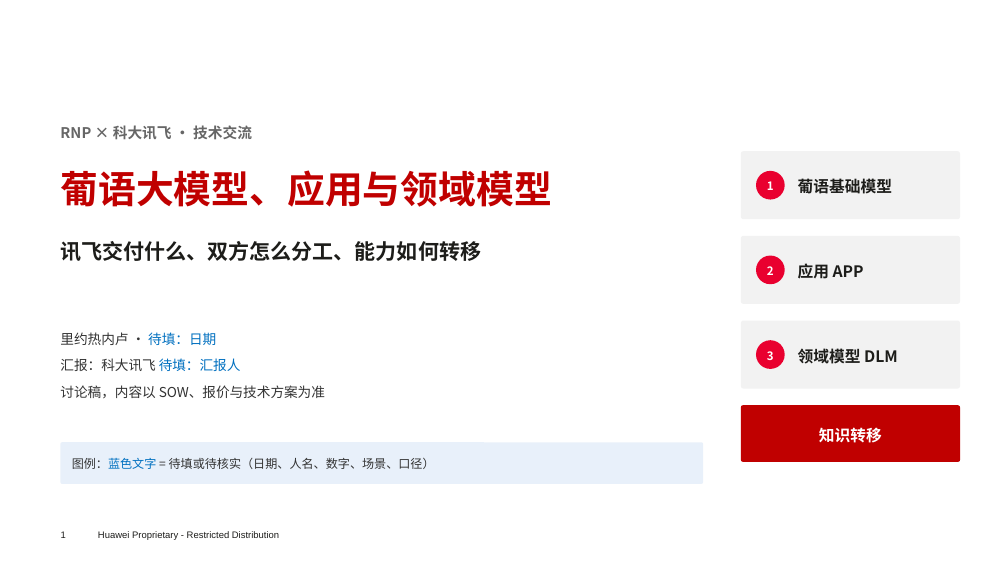
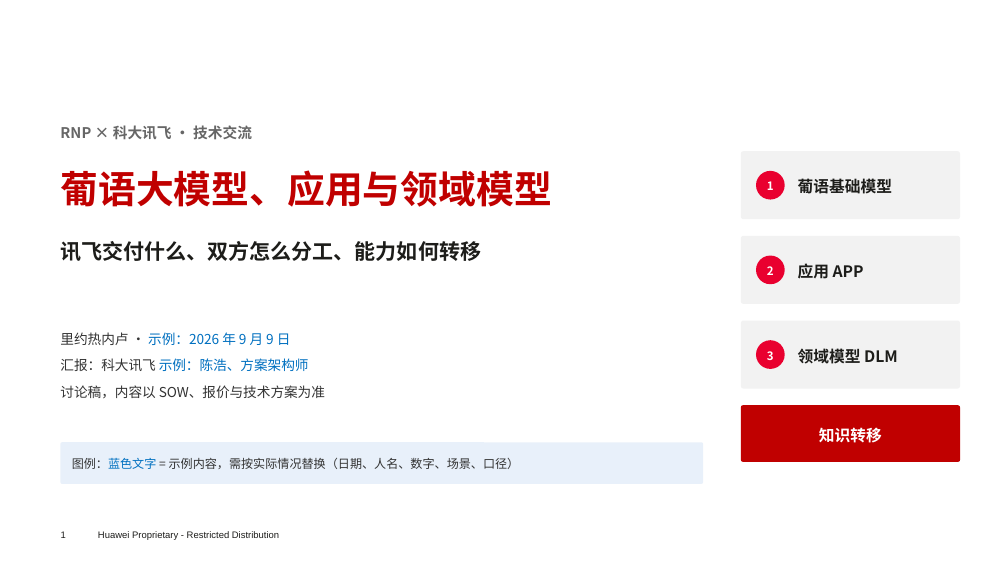
Before and after one commit to chyhcs/wyyh, a slide deck: slide 1 of RNP-讯飞交流-中文简版.pptx. Drawn at 1008x567 pixels with LibreOffice and Linux fonts; fonts in the diff are those of the drawing; background and template pictures are left out. Boxes give left, top, right and bottom in pixels: in the first picture for what was removed or moved away, otherwise in the second. Text is boxed around its words. In the diff, an @@ line names an element or a change of style, - is before the commit and + after.

```diff
--- a/RNP-讯飞交流-中文简版.pptx
+++ b/RNP-讯飞交流-中文简版.pptx
@@ text at (60,332,309,371): text changed; text colour #333333 to #0070C0 @@
-里约热内卢 · 待填：日期
-汇报：科大讯飞 待填：汇报人
+里约热内卢 · 示例：2026 年 9 月 9 日
+汇报：科大讯飞 示例：陈浩、方案架构师
@@ text at (72,458,520,469): text changed @@
-图例：蓝色文字 = 待填或待核实（日期、人名、数字、场景、口径）
+图例：蓝色文字 = 示例内容，需按实际情况替换（日期、人名、数字、场景、口径）
```
Also in this commit, not shown: 5 other slides changed, 3 slides added, 1 slide removed, 1 other file.
